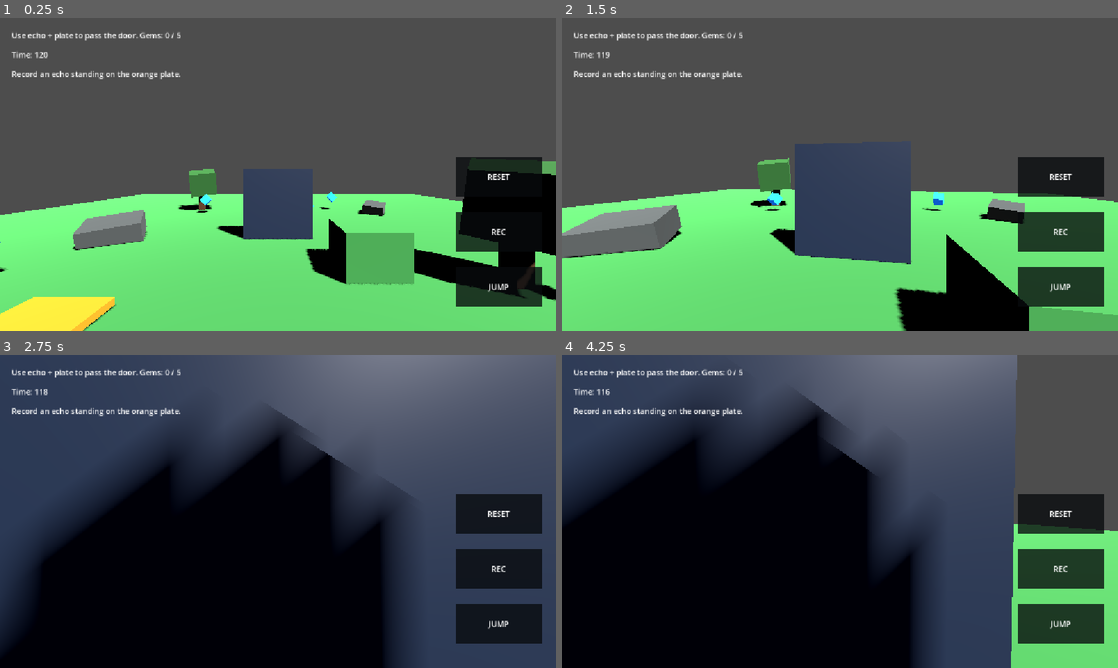
Above: before the commit, frames 1-4 (two rows, left to right).
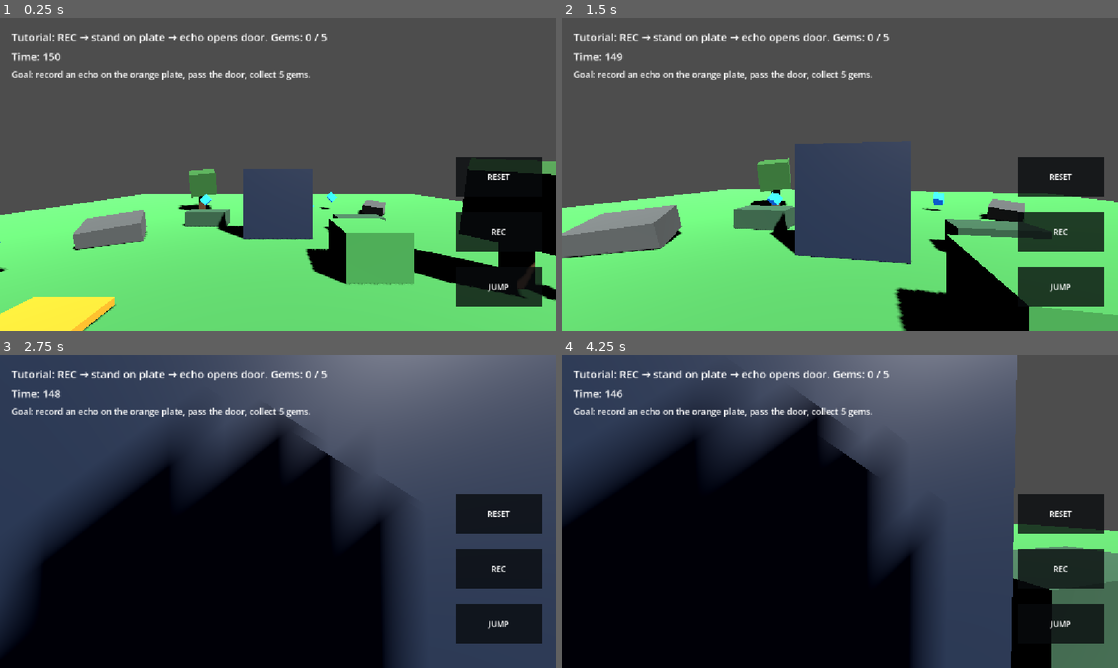
Above: after the commit, the same moments.

Repository: tan15hacks/lowpoly-android
Game: Godot game, scene res://scenes/main.tscn
Same seed, same stepped clock (60 frames per second), same inputs: the game is played once before the commit and once after it.
Inputs (mouse positions are in pixels of both pictures, inside the frame that each line leads up to):
- Up to frame 1 (0.25 s): no input
- Up to frame 2 (1.5 s): move the mouse to (867, 174) at 0.52 s; hold W (move_forward) from 0.53 s (still down); tap Space (jump) at 0.77 s; move the mouse to (812, 174) at 1.27 s
- Up to frame 3 (2.75 s): keep holding W (move_forward); tap Space (jump) at 1.52 s; move the mouse to (289, 505) at 2.02 s
- Up to frame 4 (4.25 s): keep holding W (move_forward); move the mouse to (834, 517) at 2.77 s; tap Space (jump) at 3.02, 3.77 s; move the mouse to (878, 514) at 3.52 s

The runs differ from the first frame. In frame 1, 2.2% of the frame differs, in the area x 2-70%, y 4-69%; in frame 2, 3.3%; in frame 3, 1.6%; in frame 4, 7.0%, in the area x 2-100%, y 4-100%.

Commit message:
Polish prototype level flow, HUD, boundaries, and challenge blocks

Diff:
--- a/lowpoly-android/scripts/main.gd
+++ b/lowpoly-android/scripts/main.gd
@@ -1,13 +1,17 @@
 extends Node3D
 
-@export var level_time: float = 120.0
+@export var level_time: float = 150.0
+@export var spawn_position: Vector3 = Vector3(0, 2, 12)
 
 var gems_collected: int = 0
 var total_gems: int = 0
 var time_left: float = 0.0
 var level_finished: bool = false
 var portal_active: bool = false
-var echo_status: String = "Record an echo standing on the orange plate."
+var door_has_been_opened: bool = false
+var echo_status: String = "Goal: record an echo on the orange plate, pass the door, collect 5 gems."
+var start_time: float = 0.0
+var clear_time: float = 0.0
 
 @onready var player: CharacterBody3D = $Player
 @onready var mobile_controls: CanvasLayer = $MobileControls
@@ -21,10 +25,19 @@
 
 func _ready() -> void:
 	time_left = level_time
+	start_time = Time.get_ticks_msec() / 1000.0
 	_add_runtime_tree_collisions()
+	_add_runtime_level_boundaries()
+	_add_runtime_challenge_blocks()
+	_style_hud()
+
+	if portal.has_method("set_active"):
+		portal.set_active(false)
 
 	if player.has_method("connect_mobile_controls"):
 		player.connect_mobile_controls(mobile_controls)
+	if player.has_method("teleport_to"):
+		player.teleport_to(spawn_position)
 
 	if mobile_controls.has_signal("record_pressed"):
 		mobile_controls.record_pressed.connect(_on_record_pressed)
@@ -41,6 +54,8 @@
 		echo_recorder.replay_started.connect(_on_echo_replay_started)
 	if echo_recorder.has_signal("recording_blocked"):
 		echo_recorder.recording_blocked.connect(_on_echo_recording_blocked)
+	if echo_recorder.has_signal("recording_progress"):
+		echo_recorder.recording_progress.connect(_on_echo_recording_progress)
 
 	if pressure_plate.has_signal("plate_pressed"):
 		pressure_plate.plate_pressed.connect(_on_plate_pressed)
@@ -55,18 +70,22 @@
 
 	if portal.has_signal("entered"):
 		portal.entered.connect(_on_portal_entered)
-	if portal.has_method("set_active"):
-		portal.set_active(false)
 
 	_update_hud()
 
 func _process(delta: float) -> void:
 	if level_finished:
 		return
+
 	time_left = max(time_left - delta, 0.0)
+
+	if player.global_position.y < -6.0:
+		_respawn_player()
+
 	if time_left <= 0.0:
 		level_finished = true
-		objective_label.text = "Time's up! Press RESET."
+		objective_label.text = "Time's up! Press RESET and try a faster echo route."
+
 	_update_hud()
 
 func _on_record_pressed() -> void:
@@ -79,15 +98,19 @@
 	get_tree().reload_current_scene()
 
 func _on_echo_recording_started() -> void:
-	echo_status = "Recording... stand on the plate or move for 5 seconds."
+	echo_status = "Recording echo... move to the plate and stand on it."
+	_update_hud()
+
+func _on_echo_recording_progress(seconds_left: float) -> void:
+	echo_status = "Recording echo: %.1fs left" % seconds_left
 	_update_hud()
 
 func _on_echo_recording_finished(_frames: Array) -> void:
-	echo_status = "Echo created. Let it hold the plate, then pass the door."
+	echo_status = "Echo created. When it steps on the plate, sprint through the door."
 	_update_hud()
 
 func _on_echo_replay_started() -> void:
-	echo_status = "Echo replaying. Use it to solve the door puzzle."
+	echo_status = "Echo replaying. Watch the door and move fast."
 	_update_hud()
 
 func _on_echo_recording_blocked() -> void:
@@ -95,15 +118,16 @@
 	_update_hud()
 
 func _on_plate_pressed() -> void:
+	door_has_been_opened = true
 	if puzzle_door.has_method("set_open"):
 		puzzle_door.set_open(true)
-	echo_status = "Plate pressed. Door open."
+	echo_status = "Plate pressed. Door open! Go now."
 	_update_hud()
 
 func _on_plate_released() -> void:
 	if puzzle_door.has_method("set_open"):
 		puzzle_door.set_open(false)
-	echo_status = "Plate released. Door closed. Use your echo."
+	echo_status = "Door closed. Record a better echo or time your run."
 	_update_hud()
 
 func _on_gem_collected() -> void:
@@ -114,22 +138,50 @@
 		portal_active = true
 		if portal.has_method("set_active"):
 			portal.set_active(true)
+		echo_status = "All gems collected. The portal is awake."
 	_update_hud()
 
 func _on_portal_entered() -> void:
 	if portal_active and not level_finished:
 		level_finished = true
-		objective_label.text = "LEVEL COMPLETE! Press RESET to replay."
+		clear_time = (Time.get_ticks_msec() / 1000.0) - start_time
+		var rank := _get_clear_rank(clear_time)
+		objective_label.text = "LEVEL COMPLETE! Rank %s  Time %.1fs  Press RESET to replay." % [rank, clear_time]
+		echo_status = "Try again for a faster rank."
 
 func _update_hud() -> void:
-	timer_label.text = "Time: %02d" % int(ceil(time_left))
+	timer_label.text = "Time: %03d" % int(ceil(time_left))
 	echo_label.text = echo_status
 	if level_finished:
 		return
 	if portal_active:
-		objective_label.text = "Portal active! Enter the purple ring."
+		objective_label.text = "Portal active! Reach the purple ring. Gems: %d / %d" % [gems_collected, total_gems]
+	elif not door_has_been_opened:
+		objective_label.text = "Tutorial: REC → stand on plate → echo opens door. Gems: %d / %d" % [gems_collected, total_gems]
 	else:
-		objective_label.text = "Use echo + plate to pass the door. Gems: %d / %d" % [gems_collected, total_gems]
+		objective_label.text = "Door solved. Collect all gems, then enter the portal. Gems: %d / %d" % [gems_collected, total_gems]
+
+func _respawn_player() -> void:
+	echo_status = "You fell. Respawned at the start."
+	if player.has_method("teleport_to"):
+		player.teleport_to(spawn_position)
+	else:
+		player.global_position = spawn_position
+	_update_hud()
+
+func _get_clear_rank(seconds: float) -> String:
+	if seconds <= 35.0:
+		return "S"
+	if seconds <= 55.0:
+		return "A"
+	if seconds <= 80.0:
+		return "B"
+	return "C"
+
+func _style_hud() -> void:
+	objective_label.add_theme_font_size_override("font_size", 22)
+	timer_label.add_theme_font_size_override("font_size", 22)
+	echo_label.add_theme_font_size_override("font_size", 18)
 
 func _add_runtime_tree_collisions() -> void:
 	_add_static_box_collision("Tree1TrunkCollision", Vector3(-7, 1.0, -7), Vector3(0.65, 2.0, 0.65))
@@ -137,7 +189,18 @@
 	_add_static_box_collision("Tree2TrunkCollision", Vector3(7, 1.0, 6), Vector3(0.65, 2.0, 0.65))
 	_add_static_box_collision("Tree2LeavesCollision", Vector3(7, 2.5, 6), Vector3(2.1, 2.0, 2.1))
 
-func _add_static_box_collision(node_name: String, pos: Vector3, size: Vector3) -> void:
+func _add_runtime_level_boundaries() -> void:
+	_add_static_box_collision("NorthBoundary", Vector3(0, 1.5, -22), Vector3(44, 3, 1))
+	_add_static_box_collision("SouthBoundary", Vector3(0, 1.5, 22), Vector3(44, 3, 1))
+	_add_static_box_collision("EastBoundary", Vector3(22, 1.5, 0), Vector3(1, 3, 44))
+	_add_static_box_collision("WestBoundary", Vector3(-22, 1.5, 0), Vector3(1, 3, 44))
+
+func _add_runtime_challenge_blocks() -> void:
+	_add_visible_static_box("ShortcutBlockA", Vector3(4.5, 0.45, 0.5), Vector3(2.5, 0.9, 1.2), Color(0.18, 0.35, 0.24, 1))
+	_add_visible_static_box("ShortcutBlockB", Vector3(-4.5, 0.45, -1.2), Vector3(2.5, 0.9, 1.2), Color(0.18, 0.35, 0.24, 1))
+	_add_visible_static_box("PortalStep", Vector3(0, 0.3, -12.5), Vector3(3.2, 0.6, 2.0), Color(0.24, 0.20, 0.34, 1))
+
+func _add_static_box_collision(node_name: String, pos: Vector3, size: Vector3) -> StaticBody3D:
 	var body := StaticBody3D.new()
 	body.name = node_name
 	body.position = pos
@@ -147,3 +210,16 @@
 	shape.shape = box
 	body.add_child(shape)
 	add_child(body)
+	return body
+
+func _add_visible_static_box(node_name: String, pos: Vector3, size: Vector3, color: Color) -> void:
+	var body := _add_static_box_collision(node_name, pos, size)
+	var mesh_instance := MeshInstance3D.new()
+	var mesh := BoxMesh.new()
+	mesh.size = size
+	mesh_instance.mesh = mesh
+	var material := StandardMaterial3D.new()
+	material.albedo_color = color
+	material.roughness = 1.0
+	mesh_instance.set_surface_override_material(0, material)
+	body.add_child(mesh_instance)
